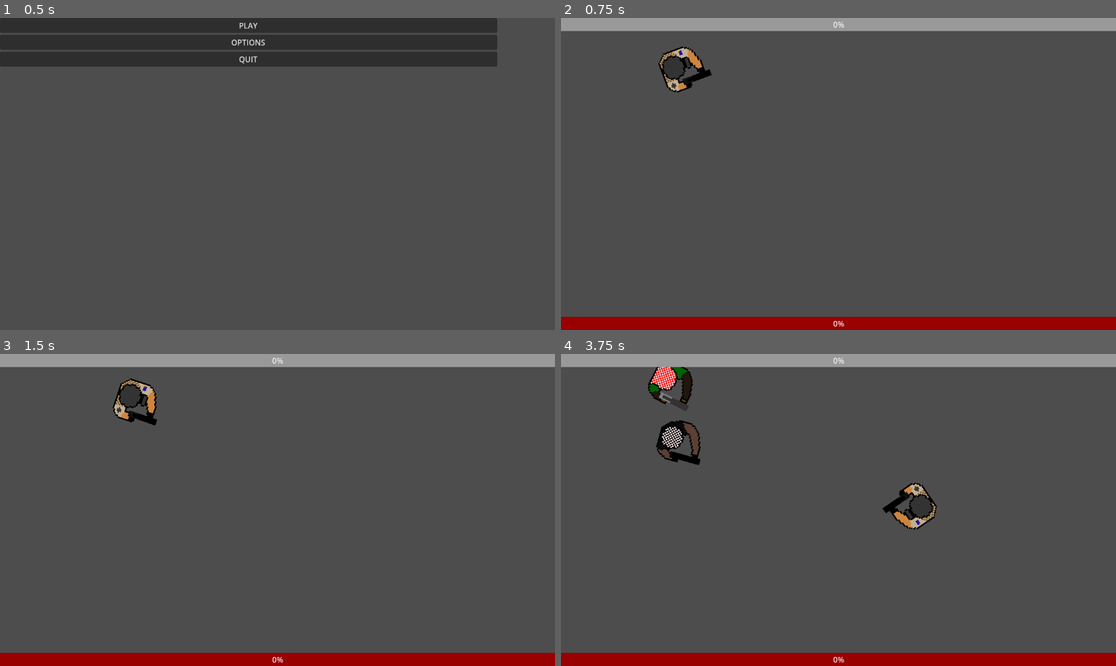
Above: before the commit, frames 1-4 (two rows, left to right).
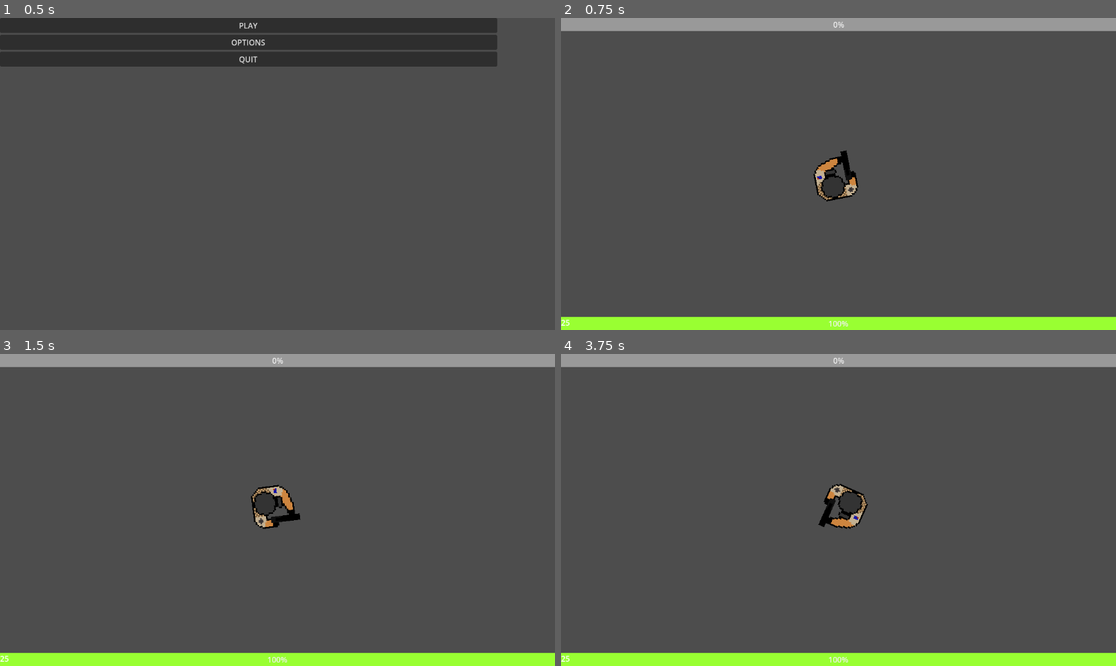
Above: after the commit, the same moments.

Repository: MagmaticPage255/Top-Down-Shooter
Game: Godot game, scene res://Scenes/menu.tscn
The game is run twice, just before and just after one commit, with the same random seed, the same clock (stepped at 60 frames per second) and the same inputs.
Inputs (mouse positions are in pixels of both pictures, inside the frame that each line leads up to):
- Up to frame 1 (0.5 s): no input
- Up to frame 2 (0.75 s): click "PLAY" at 0.5 s
- Up to frame 3 (1.5 s): tap Enter at 1.25 s; move the mouse to (399, 494) at 1.27 s; hold D (right) from 1.28 s (still down); click (399, 494) at 1.35 s
- Up to frame 4 (3.75 s): move the mouse to (727, 525) at 2.02 s; release D (right) at 2.03 s; hold S (down) 2.03-2.78 s; click (727, 525) at 2.1 s; move the mouse to (894, 441) at 2.77 s; hold D (right) 2.78-3.53 s; click (894, 441) at 2.85 s; move the mouse to (810, 572) at 3.52 s; hold W (up) from 3.53 s (still down); click (810, 572) at 3.6 s

Frame 1 is identical in both runs. In frame 2, 5.9% of the frame differs, in the area x 0-100%, y 9-100%; in frame 3, 5.8%; in frame 4, 7.3%, in the area x 0-100%, y 4-100%.

Commit message:
oh my god it saved

Diff:
--- a/Scenes/Enemy#1.gd
+++ b/Scenes/Enemy#1.gd
@@ -8,7 +8,7 @@
 @onready var sprite = $AnimatedSprite2D
 @onready var player = get_tree().get_first_node_in_group("player")
 @export var enemy_health = 10
-@export var dmg = 1
+@export var damage = 1
 const EXPERIENCE_DOGTAG = preload("res://Scenes/xp_dogtag.tscn")
 
 var dead = false
@@ -25,7 +25,9 @@
 
 
 	if ray_cast_2d.is_colliding() and ray_cast_2d.get_collider() == player:
-		player.take_damage(dmg)
+		player.take_damage(damage)
+		$MuzzleFlash.show()
+		$MuzzleFlash/Timer.start()
 
 func take_damage(dmg):
 	enemy_health -= dmg
--- a/Scenes/enemy#1.tscn
+++ b/Scenes/enemy#1.tscn
@@ -1,8 +1,9 @@
-[gd_scene load_steps=7 format=3 uid="uid://c1mpnx5iebu7s"]
+[gd_scene load_steps=8 format=3 uid="uid://c1mpnx5iebu7s"]
 
 [ext_resource type="Script" path="res://Scenes/Enemy#1.gd" id="1_ljnpq"]
 [ext_resource type="Texture2D" uid="uid://cp2kab1gj0l4o" path="res://Enemy/Insurgent 3 Walk.png" id="2_r15is"]
 [ext_resource type="AudioStream" uid="uid://r2vjmdw3h2wt" path="res://SFX/718175__tb0y298__shotgun-fire-1.wav" id="3_qmyoc"]
+[ext_resource type="Texture2D" uid="uid://re61426di5ik" path="res://Other Assests/MUZZLE FLASH.png" id="4_6g4fx"]
 
 [sub_resource type="AtlasTexture" id="AtlasTexture_75y2j"]
 atlas = ExtResource("2_r15is")
@@ -42,4 +43,15 @@
 [node name="RayCast2D" type="RayCast2D" parent="."]
 position = Vector2(22, -28)
 rotation = 3.14159
-target_position = Vector2(1.14441e-05, 116)
+target_position = Vector2(0, 700)
+
+[node name="Damage_Timer" type="Timer" parent="."]
+
+[node name="Sprite2D" type="Sprite2D" parent="."]
+visible = false
+position = Vector2(23, -66)
+scale = Vector2(0.034, 0.042)
+texture = ExtResource("4_6g4fx")
+
+[node name="Timer" type="Timer" parent="Sprite2D"]
+wait_time = 0.1
--- a/Scenes/enemy#2.gd
+++ b/Scenes/enemy#2.gd
@@ -8,7 +8,8 @@
 @onready var sprite = $AnimatedSprite2D
 @onready var player = get_tree().get_first_node_in_group("player")
 @export var enemy_health = 10
-@export var dmg = 1
+@export var damage = 1
+const EXPERIENCE_DOGTAG = preload("res://Scenes/xp_dogtag.tscn")
 
 var dead = false
 
@@ -22,11 +23,14 @@
 
 
 	if ray_cast_2d.is_colliding() and ray_cast_2d.get_collider() == player:
-		player.take_damage(dmg)
+		player.take_damage(damage)
 
 func take_damage(dmg):
 	enemy_health -= dmg
 	if enemy_health <= 0:
 		dead = true
 		queue_free()
+		var new_xp = EXPERIENCE_DOGTAG.instantiate()
+		new_xp.global_position = global_position
+		add_sibling(new_xp)
 	z_index = -1
--- a/Scenes/enemy#2.tscn
+++ b/Scenes/enemy#2.tscn
@@ -42,3 +42,4 @@
 position = Vector2(22.5, -44)
 rotation = 3.14159
 scale = Vector2(2, 2)
+target_position = Vector2(0, 450)
--- /dev/null
+++ b/Scenes/health.gd
@@ -0,0 +1,13 @@
+extends ProgressBar
+
+@onready var label = $Label
+
+func set_health_bar(health, maxHealth):
+	max_value = maxHealth
+	value = health
+
+	label.text = str(health)
+
+func change_health(newValue):
+	value += newValue
+	label.text = str(value)
--- a/Scenes/player.gd
+++ b/Scenes/player.gd
@@ -3,13 +3,19 @@
 
 @onready var ray_cast_2d = $RayCast2D
 @onready var enemy = "res://Scenes/enemy#1.tscn"
+@onready var healthBar = $UI/Control/Health
 @export var SPEED = 300.0
 @export var ACCELERATION = 20.0
 @export var FRICTION = 10.0
-@export var player_health = 15
-@export var dmg = 1
+@export var damage = 1
+
+var maxPlayerHealth = 25
+var health = 25
 
 var dead = false
+
+func _ready():
+	healthBar.set_health_bar(health, maxPlayerHealth)
 
 func _process(delta):
 	if Input.is_action_just_pressed("shoot"):
@@ -48,8 +54,7 @@
 	$MuzzleFlash/Timer.start()
 	$ShootSound.play()
 	if ray_cast_2d.is_colliding() and ray_cast_2d.get_collider().has_method("take_damage"):
-		ray_cast_2d.get_collider().take_damage(dmg)
-
+		ray_cast_2d.get_collider().take_damage(damage)
 
 
 func _on_pickup_area_area_entered(area):
@@ -59,9 +64,10 @@
 
 
 
-func take_damage(dmg):
-	player_health -= dmg
-	if player_health <= 0:
-		dead = true
-		get_tree().change_scene_to_file("res://Scenes/death_screen.tscn")
+func take_damage(damage:int):
+	health -= damage
+	if health < 0: health = 0
+	healthBar.change_health(-damage)
+	dead = true
+	get_tree().change_scene_to_file("res://Scenes/death_screen.tscn")
 	z_index = -1
--- a/Scenes/player.tscn
+++ b/Scenes/player.tscn
@@ -1,10 +1,11 @@
-[gd_scene load_steps=16 format=3 uid="uid://bblwvh85j4v0o"]
+[gd_scene load_steps=17 format=3 uid="uid://bblwvh85j4v0o"]
 
 [ext_resource type="Script" path="res://Scenes/player.gd" id="1_falvs"]
 [ext_resource type="Texture2D" uid="uid://1qfl0xnnciia" path="res://Player/RRT Guy.png" id="2_82pix"]
 [ext_resource type="Texture2D" uid="uid://dinr3towqc8f" path="res://Player/RRT Guy Walk.png" id="3_uvceb"]
 [ext_resource type="Texture2D" uid="uid://re61426di5ik" path="res://Other Assests/MUZZLE FLASH.png" id="4_7jv1c"]
 [ext_resource type="AudioStream" uid="uid://iwwwdu5hqcnd" path="res://SFX/481582__malatestiniccom__gun-4.wav" id="5_niumo"]
+[ext_resource type="Script" path="res://Scenes/health.gd" id="6_qktdb"]
 
 [sub_resource type="AtlasTexture" id="AtlasTexture_ceb0m"]
 atlas = ExtResource("2_82pix")
@@ -153,6 +154,12 @@
 grow_vertical = 0
 theme_override_styles/background = SubResource("StyleBoxFlat_pn868")
 theme_override_styles/fill = SubResource("StyleBoxFlat_edwqq")
+script = ExtResource("6_qktdb")
+
+[node name="Label" type="Label" parent="UI/Control/Health"]
+layout_mode = 0
+offset_right = 40.0
+offset_bottom = 23.0
 
 [connection signal="timeout" from="MuzzleFlash/Timer" to="MuzzleFlash" method="hide"]
 [connection signal="area_entered" from="PickupArea" to="." method="_on_pickup_area_area_entered"]
--- a/Scenes/world.tscn
+++ b/Scenes/world.tscn
@@ -6,19 +6,19 @@
 
 [node name="World" type="Node2D"]
 
+[node name="Player" parent="." instance=ExtResource("1_j1deh")]
+position = Vector2(657, 352)
+
+[node name="Camera2D" type="Camera2D" parent="Player"]
+
 [node name="Enemy#1" parent="." instance=ExtResource("2_t6lmt")]
-position = Vector2(-310, -249)
-SPEED = 200.0
-ACCELERATION = 20.0
-FRICTION = 10.0
-enemy_health = 10
+position = Vector2(-1257, 208)
+
+[node name="Enemy#2" parent="." instance=ExtResource("2_t6lmt")]
+position = Vector2(-1206, -344)
 
 [node name="enemy#2" parent="." instance=ExtResource("3_yk0ga")]
-position = Vector2(-367, 94)
-SPEED = 200.0
-ACCELERATION = 20.0
-FRICTION = 10.0
-enemy_health = 10
+position = Vector2(-1670, -167)
 
-[node name="Player" parent="." instance=ExtResource("1_j1deh")]
-position = Vector2(262, 110)
+[node name="enemy#3" parent="." instance=ExtResource("3_yk0ga")]
+position = Vector2(-1428, 22)
Not shown, changed: Player/Thumbs.db
